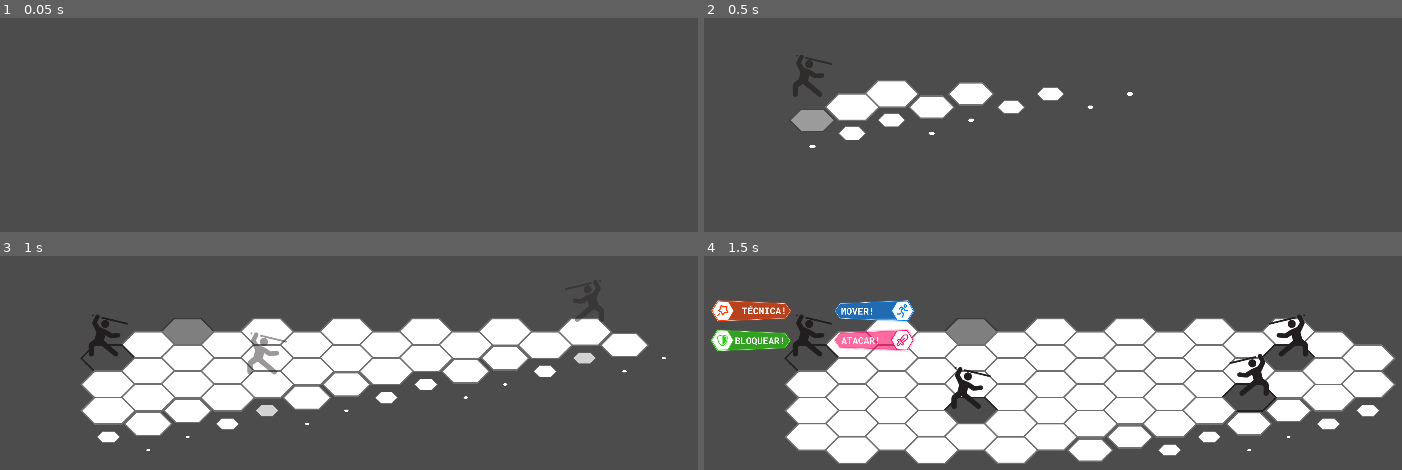
Above: before the commit, frames 1-4 (two rows, left to right).
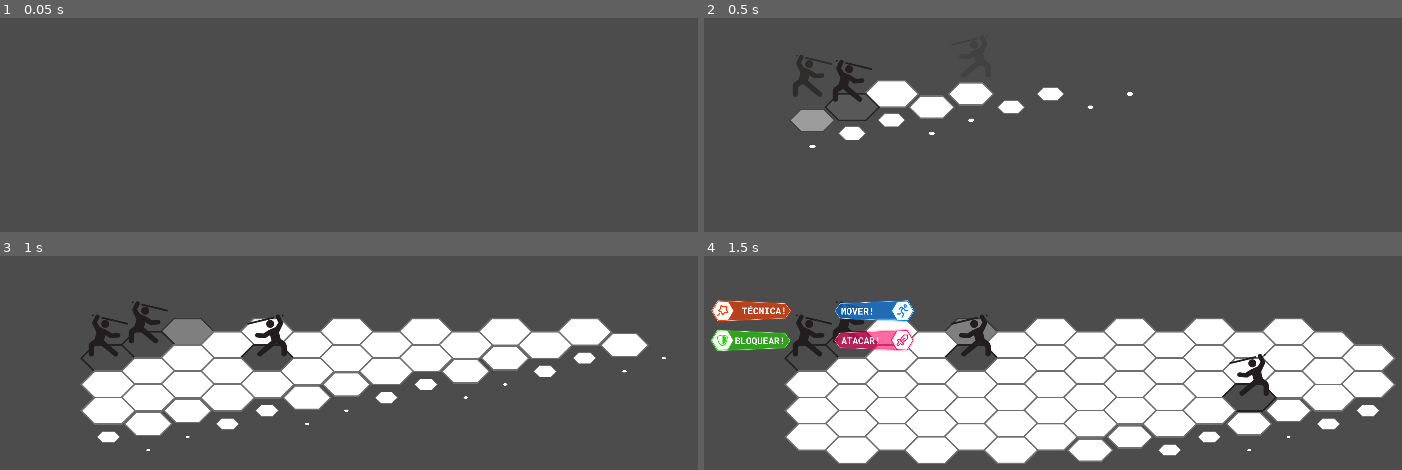
Above: after the commit, the same moments.

Repository: eduregis/hexachronos
Game: Godot game, scene res://View/Scenes/Scene1.tscn
Same seed, same stepped clock (60 frames per second), same inputs: the game is played once before the commit and once after it.
Inputs (mouse positions are in pixels of both pictures, inside the frame that each line leads up to):
- Up to frame 1 (0.05 s): no input
- Up to frame 2 (0.5 s): no input
- Up to frame 3 (1 s): tap Enter (ui_accept) at 0.5, 0.77 s; move the mouse to (188, 333) at 0.52 s; hold Right (ui_right) from 0.53 s (still down); click (188, 333) at 0.67 s
- Up to frame 4 (1.5 s): move the mouse to (969, 333) at 1.27 s; release Right (ui_right) at 1.28 s; click (969, 333) at 1.42 s

Frame 1 is identical in both runs. In frame 2, 1.1% of the frame differs, in the area x 17-26%, y 19-49%; in frame 3, 2.4%; in frame 4, 3.8%, in the area x 17-88%, y 21-79%.

Commit message:
longshot sniper skill

Diff:
--- a/Controller/Components/BasicCharacter.gd
+++ b/Controller/Components/BasicCharacter.gd
@@ -27,7 +27,7 @@
 # basic stats
 export var strength = 0
 export var dexterity = 0
-export var intelligence = 0
+export var tecnical = 0
 export var vitality = 0
 export var agility = 0
 export var luck = 0
@@ -88,7 +88,7 @@
 func set_stats():
 	strength = character_info["strength"]
 	dexterity = character_info["dexterity"]
-	intelligence = character_info["intelligence"]
+	tecnical = character_info["tecnical"]
 	vitality = character_info["vitality"]
 	agility = character_info["agility"]
 	luck = character_info["luck"]
@@ -231,8 +231,8 @@
 	var hit_rate_final = ((85 * char_attack.hit_rate) / evasion)
 	var hit_rate_random = (randi() % 100)
 	if hit_rate_final >= hit_rate_random:
-		var damage_oscilation = 80 + (randi() % 30)
-		var damage = ((damage_oscilation * char_attack.attack * char_attack.attack) / (defense * 100))
+		var damage_oscilation = 80 + int(randi() % 30)
+		var damage = int((damage_oscilation * char_attack.attack * char_attack.attack) / (defense * 100))
 		var crit_rate_random = (randi() % 40)
 		if luck >= crit_rate_random:
 			print("CRITICAL")
@@ -254,6 +254,33 @@
 	)
 	$Tween.start()
 
+func take_tecnical_damage(char_attack):
+	var hit_rate_final = ((85 * char_attack.hit_rate) / evasion)
+	var hit_rate_random = (randi() % 100)
+	if hit_rate_final >= hit_rate_random:
+		var damage_oscilation = 90 + int(randi() % 30)
+		var damage = int((damage_oscilation * char_attack.tecnical * char_attack.tecnical) / (defense * 60))
+		var crit_rate_random = (randi() % 40)
+		if luck >= crit_rate_random:
+			print("CRITICAL")
+			damage = int(damage * 1.5)
+		if hp - damage < 0:
+			hp = 0
+		else:
+			hp -= damage
+		$RichTextLabel.bbcode_text = "[center]" + String(damage) + "[/center]"
+	else:
+		$RichTextLabel.bbcode_text = "[center]MISS[/center]"
+	$Tween.interpolate_property(
+		$RichTextLabel, "modulate", Color(1,1,1,1), Color(1,1,1,0), 1,
+		Tween.TRANS_SINE, Tween.EASE_IN_OUT
+	)
+	$Tween.interpolate_property(
+		$RichTextLabel, "rect_position:y", damage_text_position.y, damage_text_position.y - 30, 1,
+		Tween.TRANS_SINE, Tween.EASE_IN_OUT
+	)
+	$Tween.start()
+
 func move_to(tile_position):
 	var tween1 = get_node("Tween")
 	var tween2 = get_node("Tween")
--- a/Controller/Components/Character.gd
+++ b/Controller/Components/Character.gd
@@ -113,7 +113,7 @@
 
 func _on_Skill_01ButtonHitBox_mouse_exited():
 	$SkillMenu/Skill_01Button/Sprite.scale = Vector2(0.63, 0.63)
-	emit_signal("skill_range_off", index, 2)
+	emit_signal("skill_range_off", index, character_info["skills"][0]["range"])
 
 func _on_SkillMenuTween_tween_all_completed():
 	$SkillMenu/Skill_01Button.position = skill01_btn_position
--- a/Controller/Scenes/BasicScene.gd
+++ b/Controller/Scenes/BasicScene.gd
@@ -185,23 +185,33 @@
 			foes -= 1
 
 func move_character_to(tile_index, tile_position):
-	if tile_map[tile_index.y][tile_index.x].path:
-		tile_map[tile_index.y][tile_index.x].char_tile()
-		tile_map[characters[turn_order_index].index.y][characters[turn_order_index].index.x].occupied = false
-
-		characters[turn_order_index].index = tile_index
-		characters[turn_order_index].move_to(tile_position)
-
-		next_turn_stage()
+	if tile_index == characters[turn_order_index].index:
+		turn_stage = "menu"
+		clean_paths()
+		characters[turn_order_index].show_menu(true, true, true, true)
+	else:
+		if tile_map[tile_index.y][tile_index.x].path:
+			tile_map[tile_index.y][tile_index.x].char_tile()
+			tile_map[characters[turn_order_index].index.y][characters[turn_order_index].index.x].occupied = false
+
+			characters[turn_order_index].index = tile_index
+			characters[turn_order_index].move_to(tile_position)
+
+			next_turn_stage()
 
 func attack_character_to(tile_index, tile_position):
-	if tile_map[tile_index.y][tile_index.x].occupied:
-		if paths.find(tile_index, 0) != -1:
-			for character in characters:
-				if character.index == tile_index:
-					if (character.team != characters[turn_order_index].team) && (character.defeated == false):
-						character.take_damage(characters[turn_order_index])
-						next_turn_stage()
+	if tile_index == characters[turn_order_index].index:
+		turn_stage = "menu"
+		clean_paths()
+		characters[turn_order_index].show_menu(true, true, true, true)
+	else:
+		if tile_map[tile_index.y][tile_index.x].occupied:
+			if paths.find(tile_index, 0) != -1:
+				for character in characters:
+					if character.index == tile_index:
+						if (character.team != characters[turn_order_index].team) && (character.defeated == false):
+							character.take_damage(characters[turn_order_index])
+							next_turn_stage()
 
 func load_tilemap(text_code):
 
@@ -287,15 +297,16 @@
 	pass
 
 func skill_range_on(char_position, skill_range):
-	var paths = pathfinder(char_position, skill_range, false)
-	for path in paths:
+	var skill_paths = pathfinder(char_position, skill_range, false)
+	print(skill_paths.size())
+	for path in skill_paths:
 		tile_map[path.y][path.x].path_tile(-1)
 
 func skill_range_off(char_position, skill_range):
-	var paths = pathfinder(char_position, skill_range, false)
-	for path in paths:
+	var skill_paths = pathfinder(char_position, skill_range, false)
+	print(skill_paths.size())
+	for path in skill_paths:
 		tile_map[path.y][path.x].remove_path()
-
 
 func pathfinder(tile_index, char_range, ignore_occupied_path):
 	var paths = []
--- a/Controller/Scenes/Scene1.gd
+++ b/Controller/Scenes/Scene1.gd
@@ -12,9 +12,11 @@
 
 #	GERAR TILEMAP
 	load_tilemap("0001")
-	set_ally("Tanker", 0, 2)
-	set_ally("Mechanic", 2, 6)
-	set_foe("Foe", 6, 2)
+	set_ally("Sniper", 0, 2)
+	set_ally("Mechanic", 0, 1)
+	characters[1].defeated = true
+	characters[1].hp = 0
+	set_foe("Foe", 2, 2)
 	set_foe("Foe", 5, 5)
 	start_combat()
 
--- a/Controller/Scenes/SceneWithSkills.gd
+++ b/Controller/Scenes/SceneWithSkills.gd
@@ -49,11 +49,10 @@
 			actual_target_skill = skill_info
 
 func target_skill_character_to(tile_index, tile_position):
-
 	match actual_target_skill["name"]:
 		"resurrect":
 			for character in characters:
-				if character.index == tile_index && character.team == "ally" && character.defeated == true:
+				if character.index == tile_index && character.team == characters[turn_order_index].team && character.defeated == true:
 					character.defeated = false
 					character.hp = int(character.hp_max/2)
 					print("funcionou")
@@ -61,3 +60,11 @@
 					clean_paths()
 					next_turn_stage()
 					actual_target_skill = {}
+		"longshot":
+			for character in characters:
+				if character.index == tile_index && character.team != characters[turn_order_index].team:
+					character.take_tecnical_damage(characters[turn_order_index])
+					yield(get_tree().create_timer(1.0), "timeout")
+					clean_paths()
+					next_turn_stage()
+					actual_target_skill = {}
--- a/Database/hexachronosCharacters.json
+++ b/Database/hexachronosCharacters.json
@@ -5,7 +5,7 @@
             "name": "Tanker",
             "strength": 15,
             "dexterity": 9,
-            "intelligence": 8,
+            "tecnical": 8,
             "vitality": 16,
             "agility": 6,
             "luck": 10,
@@ -23,7 +23,7 @@
             "name": "Mechanic",
             "strength": 9,
             "dexterity": 13,
-            "intelligence": 14,
+            "tecnical": 14,
             "vitality": 10,
             "agility": 13,
             "luck": 8,
@@ -40,7 +40,7 @@
             "name": "Hammer",
             "strength": 14,
             "dexterity": 12,
-            "intelligence": 10,
+            "tecnical": 10,
             "vitality": 13,
             "agility": 9,
             "luck": 7,
@@ -57,7 +57,7 @@
             "name": "Berserk",
             "strength": 16,
             "dexterity": 13,
-            "intelligence": 9,
+            "tecnical": 9,
             "vitality": 10,
             "agility": 12,
             "luck": 12,
@@ -74,7 +74,7 @@
             "name": "Captain",
             "strength": 12,
             "dexterity": 11,
-            "intelligence": 10,
+            "tecnical": 10,
             "vitality": 12,
             "agility": 10,
             "luck": 16,
@@ -89,9 +89,9 @@
         },
         {
             "name": "Sniper",
-            "strength": 12,
+            "strength": 10,
             "dexterity": 8,
-            "intelligence": 8,
+            "tecnical": 16,
             "vitality": 13,
             "agility": 12,
             "luck": 10,
@@ -100,7 +100,7 @@
                 {
                     "name": "longshot",
                     "type": "target",
-                    "range": 10
+                    "range": 6
                 }
             ]
         },
@@ -108,7 +108,7 @@
             "name": "Foe",
             "strength": 11,
             "dexterity": 11,
-            "intelligence": 11,
+            "tecnical": 11,
             "vitality": 11,
             "agility": 11,
             "luck": 11,
